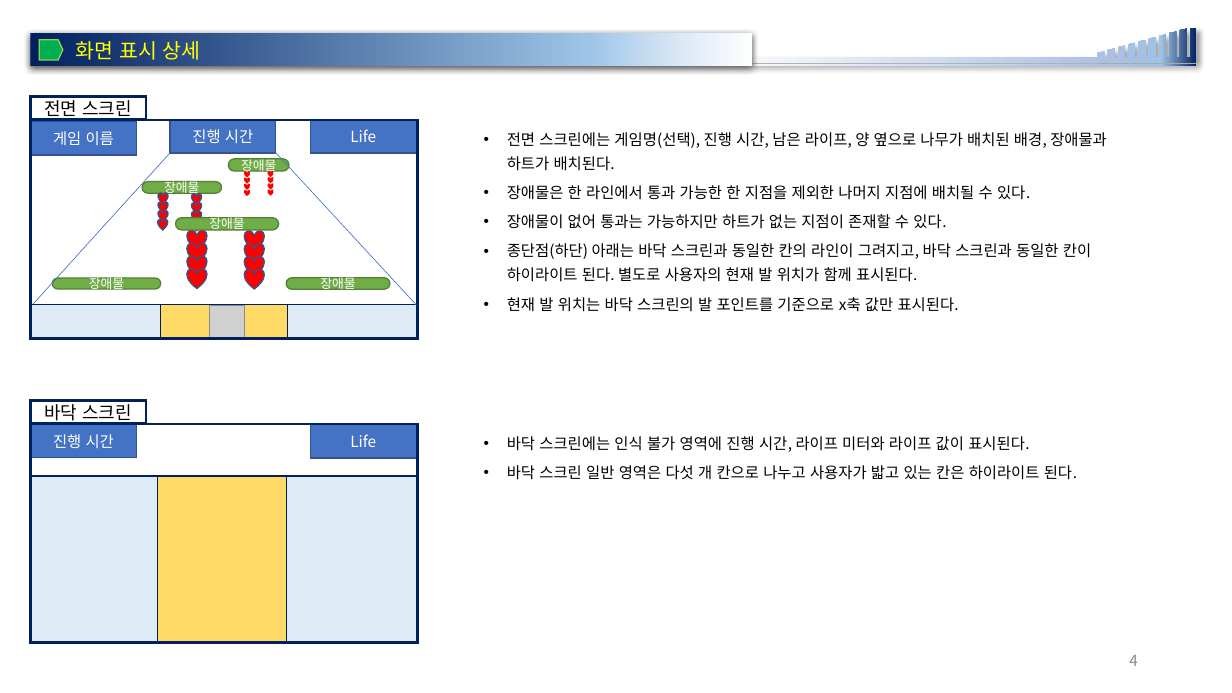
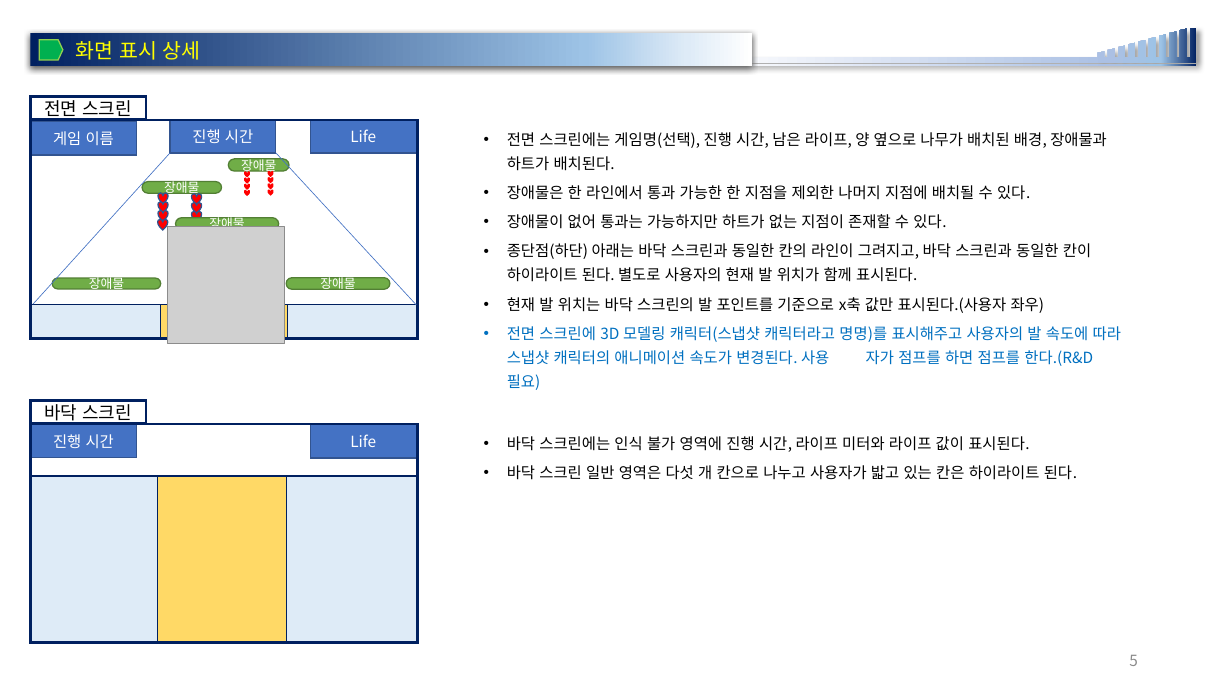
Before and after one commit to rheeeuro/joyrun, a slide deck: slide 5 of docs/[JoyFitness] 전시회용 미니 게임_JoyRun.pptx (slide 4 before the commit). Drawn at 1232x693 pixels with LibreOffice and Linux fonts; fonts in the diff are those of the drawing; grey boxes stand for pictures; background and template pictures are left out. Boxes give left, top, right and bottom in pixels: in the first picture for what was removed or moved away, otherwise in the second. Text is boxed around its words. In the diff, an @@ line names an element or a change of style, - is before the commit and + after.

Commit message:
속도조절, 카메라 위치 변경

```diff
--- a/docs/[JoyFitness] 전시회용 미니 게임_JoyRun.pptx
+++ b/docs/[JoyFitness] 전시회용 미니 게임_JoyRun.pptx
@@ picture added at (x1=168, y1=226, x2=285, y2=343) @@
@@ heart removed at (x1=187, y1=230, x2=207, y2=250) @@
@@ heart removed at (x1=244, y1=231, x2=264, y2=251) @@
@@ heart removed at (x1=187, y1=243, x2=207, y2=263) @@
@@ heart removed at (x1=187, y1=256, x2=207, y2=276) @@
@@ heart removed at (x1=187, y1=269, x2=207, y2=289) @@
@@ heart removed at (x1=244, y1=243, x2=264, y2=263) @@
@@ heart removed at (x1=244, y1=256, x2=264, y2=276) @@
@@ heart removed at (x1=244, y1=269, x2=264, y2=289) @@
@@ text at (x1=507, y1=297, x2=1121, y2=390): text changed; text colour #000000 to #0070C0 @@
-• 현재 발 위치는 바닥 스크린의 발 포인트를 기준으로 x축 값만 표시된다.
+• 현재 발 위치는 바닥 스크린의 발 포인트를 기준으로 x축 값만 표시된다.(사용자 좌우)
+• 전면 스크린에 3D 모델링 캐릭터(스냅샷 캐릭터라고 명명)를 표시해주고 사용자의 발 속도에 따라 스냅샷 캐릭터의 애니메이션 속도가 변경된다. 사용 자가 점프를 하면 점프를 한다.(R&D 필요)
@@ picture removed at (x1=210, y1=305, x2=244, y2=337) @@
@@ page number at (x1=1129, y1=655, x2=1138, y2=666): text changed @@
-4
+5
```
Also in this commit, not shown: 3 other slides changed, 2 slides added, 38 other files.
